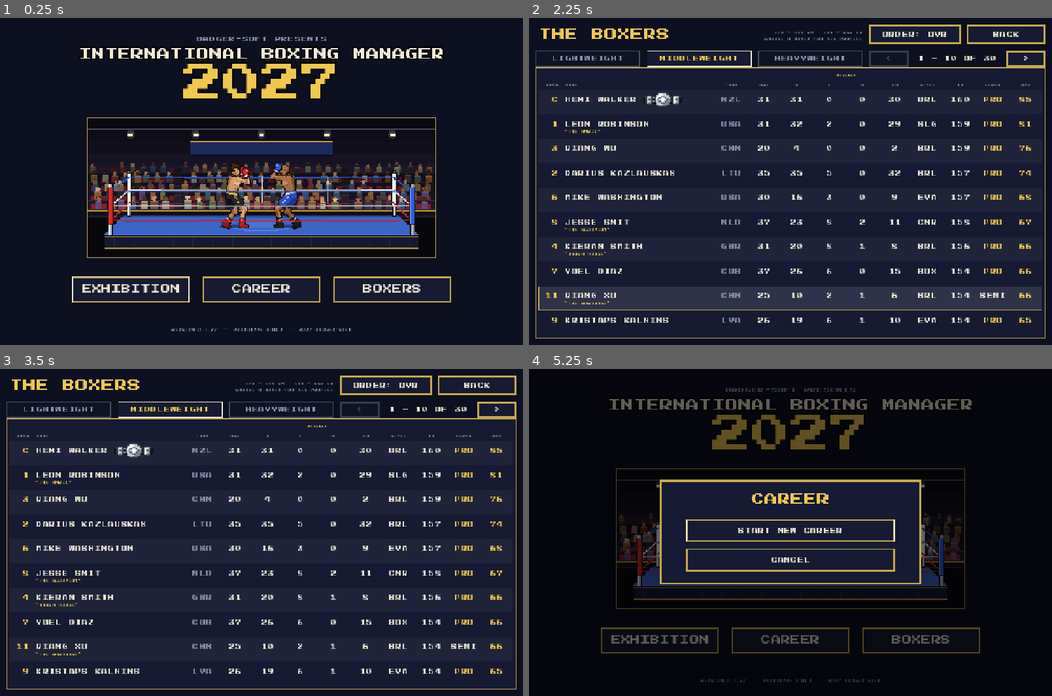
Above: before the commit, frames 1-4 (two rows, left to right).
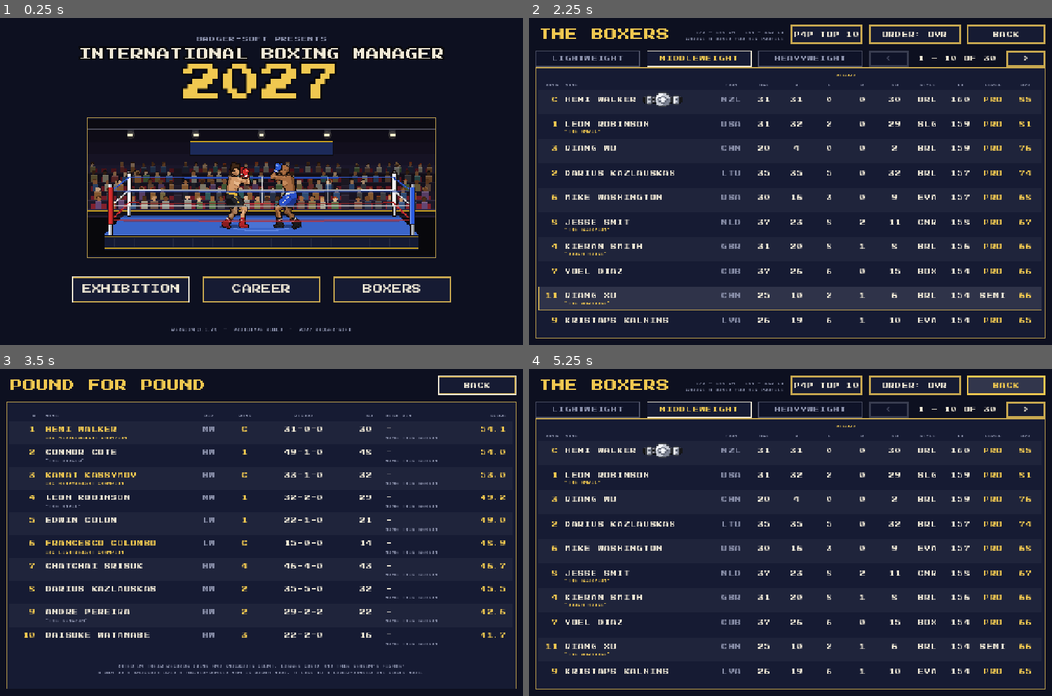
Above: after the commit, the same moments.

Repository: badgersoft/IBM27
Game: Godot game, scene res://scenes/main_menu.tscn
Two runs of this game, one before a commit and one after it. Both use one fixed random seed, a clock stepped at 60 frames per second and the inputs below.
Inputs (mouse positions are in pixels of both pictures, inside the frame that each line leads up to):
- Up to frame 1 (0.25 s): no input
- Up to frame 2 (2.25 s): click "EXHIBITION" at 0.5 s; click "BACK" at 1.25 s; click "BOXERS" at 2 s
- Up to frame 3 (3.5 s): click (298, 385) at 2.75 s, where only the run after the commit has a clickable "P4P TOP 10"
- Up to frame 4 (5.25 s): click "BACK" at 3.5 s; click (790, 640) at 4.25 s, where only the run before the commit has a clickable "CAREER"; click (1004, 385) at 5 s, where only the run after the commit has a clickable "BACK"

The runs differ from the first frame. In frame 1, less than 0.1% of the frame differs, in the area x 41-42%, y 94-96%; in frame 2, 0.5%; in frame 3, 11%; in frame 4, 75%, in the area x 1-99%, y 2-98%.

Commit message:
0.1.28: Pound-for-pound top ten
P4P TOP 10 on the Boxers screen: the ten best boxers across the three
divisions, rated on their records (weighted by where they stand) and on
this season's fights, where wins and knockouts over higher-ranked men count
for more and losses to lower-ranked men cost more (PoundForPound).

Co-Authored-By: Claude Opus 5.5 <noreply@anthropic.com>
Claude-Session: https://claude.ai/code/session_01PF6KKrB4uHprcLjw7ppdzy

Diff:
--- a/project.godot
+++ b/project.godot
@@ -12,7 +12,7 @@
 
 config/name="International Boxing Manager 2027"
 config/description="An ode to 1985's Barry McGuigan World Championship Boxing. By Badger-soft."
-config/version="0.1.27"
+config/version="0.1.28"
 run/main_scene="res://scenes/main_menu.tscn"
 config/features=PackedStringArray("4.7", "GL Compatibility")
 boot_splash/bg_color=Color(0.051, 0.063, 0.125, 1)
--- /dev/null
+++ b/scenes/p4p.tscn
@@ -0,0 +1,12 @@
+[gd_scene format=3]
+
+[ext_resource type="Script" path="res://scripts/ui/p4p_screen.gd" id="1"]
+
+[node name="PoundForPound" type="Control"]
+layout_mode = 3
+anchors_preset = 15
+anchor_right = 1.0
+anchor_bottom = 1.0
+grow_horizontal = 2
+grow_vertical = 2
+script = ExtResource("1")
--- /dev/null
+++ b/scripts/ui/p4p_screen.gd
@@ -0,0 +1,140 @@
+extends Control
+## The pound-for-pound top ten: the best boxers in the IBC whatever their
+## weight (PoundForPound has how they are rated). Opened from the Boxers
+## screen; BACK returns there.
+##
+## Layout (1280 x 800 frame):
+##   y  16  POUND FOR POUND                                       [BACK]
+##   y  80  panel (1248 x 704):
+##            #  NAME            DIV  RANK  RECORD  KO  BEST WIN   SCORE
+##            ten rows, then how the list is worked out
+
+const FRAME_SIZE := Vector2(1280, 800)
+const PANEL := Rect2(16, 80, 1248, 704)
+const PAD := 16
+const HEADER_Y := 24
+const FIRST_ROW_Y := 48
+const ROW_H := 56
+const VALUE_Y := 8               ## The main line of a row...
+const SUB_Y := 30                ## ...and the caption line under it.
+const COUNT := 10
+## [caption, x, width, alignment]
+const COLUMNS := [
+	["#",          24,  48, HORIZONTAL_ALIGNMENT_RIGHT],
+	["NAME",       96, 352, HORIZONTAL_ALIGNMENT_LEFT],
+	["DIV",       464,  64, HORIZONTAL_ALIGNMENT_CENTER],
+	["RANK",      544,  80, HORIZONTAL_ALIGNMENT_CENTER],
+	["RECORD",    640, 176, HORIZONTAL_ALIGNMENT_CENTER],
+	["KO",        832,  64, HORIZONTAL_ALIGNMENT_RIGHT],
+	["BEST WIN",  928, 208, HORIZONTAL_ALIGNMENT_LEFT],
+	["SCORE",    1144,  80, HORIZONTAL_ALIGNMENT_RIGHT],
+]
+const DIVISION_SHORT: Array[String] = ["LW", "MW", "HW"]
+const NOTE := "RATED ON THEIR RECORDS (WINS AND KNOCKOUTS COUNT, LOSSES COST) AND THIS SEASON'S FIGHTS:\nA WIN OR A KNOCKOUT OVER A HIGHER-RANKED MAN IS WORTH MORE, A LOSS TO A LOWER-RANKED ONE COSTS MORE."
+
+var _frame: Control
+
+
+func _ready() -> void:
+	theme = UiTheme.get_theme()
+	set_anchors_preset(Control.PRESET_FULL_RECT)
+	var bg := UiTheme.block(Palette.UI_BACKGROUND, 0, 0, 0, 0)
+	add_child(bg)
+	bg.set_anchors_preset(Control.PRESET_FULL_RECT)
+	_frame = Control.new()
+	_frame.mouse_filter = Control.MOUSE_FILTER_IGNORE
+	_frame.set_anchors_preset(Control.PRESET_CENTER)
+	_frame.offset_left = -FRAME_SIZE.x / 2.0
+	_frame.offset_top = -FRAME_SIZE.y / 2.0
+	_frame.offset_right = FRAME_SIZE.x / 2.0
+	_frame.offset_bottom = FRAME_SIZE.y / 2.0
+	add_child(_frame)
+
+	_frame.add_child(UiTheme.place(UiTheme.label("POUND FOR POUND", UiTheme.TITLE, Palette.UI_GOLD), 24, 24, 640, UiTheme.TITLE))
+	var back := Button.new()
+	back.text = "BACK"
+	back.focus_mode = Control.FOCUS_ALL
+	UiTheme.place(back, FRAME_SIZE.x - 16 - 192, 16, 192, 48)
+	back.pressed.connect(_go_back)
+	_frame.add_child(back)
+	back.grab_focus()
+	_build_table()
+
+	if GameState.options.has("capture") and GameState.options.get("show", "") == "p4p":
+		_capture(GameState.options["capture"])
+
+
+func _unhandled_input(event: InputEvent) -> void:
+	if event.is_action_pressed("ui_cancel"):
+		_go_back()
+
+
+func _notification(what: int) -> void:
+	if what == NOTIFICATION_WM_GO_BACK_REQUEST:
+		_go_back()
+
+
+func _go_back() -> void:
+	GameState.picking = false
+	get_tree().change_scene_to_file("res://scenes/roster.tscn")
+
+
+func _build_table() -> void:
+	var panel := Control.new()
+	panel.mouse_filter = Control.MOUSE_FILTER_IGNORE
+	_frame.add_child(UiTheme.place(panel, PANEL.position.x, PANEL.position.y, PANEL.size.x, PANEL.size.y))
+	panel.add_child(UiTheme.panel(0, 0, PANEL.size.x, PANEL.size.y))
+	for col in COLUMNS:
+		panel.add_child(UiTheme.place(UiTheme.label(col[0], UiTheme.CAPTION, Palette.UI_TEXT_DIM, col[3]), col[1], HEADER_Y, col[2], UiTheme.CAPTION))
+	var list := PoundForPound.top(GameState.rankings, GameState.season, COUNT)
+	var player := GameState.season.player
+	for i in list.size():
+		var entry: Dictionary = list[i]
+		var b: BoxerData = entry["boxer"]
+		var table: Rankings = GameState.rankings[b.division]
+		var y := FIRST_ROW_Y + i * ROW_H
+		if i % 2 == 0:
+			panel.add_child(UiTheme.block(Color(1, 1, 1, 0.04), 8, y, PANEL.size.x - 16, ROW_H))
+		var mine := player != null and b == player
+		var name_colour := Palette.UI_GOLD if mine or table.is_champion(b) else Palette.UI_TEXT
+		var values := [
+			str(i + 1), b.display_name().to_upper(), DIVISION_SHORT[b.division], table.rank_label(b),
+			b.record(), str(b.kos), _best_win_name(entry["best_win"]), "%.1f" % entry["score"],
+		]
+		var colours := [Palette.UI_GOLD, name_colour, Palette.UI_TEXT_DIM, Palette.UI_GOLD,
+				Palette.UI_TEXT, Palette.UI_TEXT, Palette.UI_TEXT, Palette.UI_GOLD]
+		for c in COLUMNS.size():
+			var col: Array = COLUMNS[c]
+			panel.add_child(UiTheme.place(UiTheme.label(values[c], UiTheme.BODY, colours[c], col[3]), col[1], y + VALUE_Y, col[2], UiTheme.ROW_H))
+		# Captions: his nickname (or IBC CHAMPION) and how the best win went.
+		var under_name := "IBC %s CHAMPION" % b.division_name().to_upper() if table.is_champion(b) else ("\"%s\"" % b.nickname.to_upper() if not b.nickname.is_empty() else "")
+		panel.add_child(UiTheme.place(UiTheme.label(under_name, UiTheme.CAPTION, Palette.UI_GOLD if table.is_champion(b) else Palette.UI_TEXT_DIM), COLUMNS[1][1], y + SUB_Y, COLUMNS[1][2], UiTheme.CAPTION))
+		panel.add_child(UiTheme.place(UiTheme.label(_best_win_how(entry["best_win"]), UiTheme.CAPTION, Palette.UI_TEXT_DIM), COLUMNS[6][1], y + SUB_Y, COLUMNS[6][2], UiTheme.CAPTION))
+	var note := UiTheme.label(NOTE, UiTheme.CAPTION, Palette.UI_TEXT_DIM, HORIZONTAL_ALIGNMENT_CENTER)
+	note.clip_text = false
+	note.add_theme_constant_override("line_spacing", 8)
+	panel.add_child(UiTheme.place(note, PAD, FIRST_ROW_Y + COUNT * ROW_H + 24, PANEL.size.x - PAD * 2, 32))
+
+
+## "COTE", or "-" if he has no win this season.
+static func _best_win_name(best: Dictionary) -> String:
+	if best.is_empty():
+		return "-"
+	return (best["opponent"] as BoxerData).last_name.to_upper()
+
+
+## "WAS C - BY KO", "WAS NO. 4 - ON POINTS".
+static func _best_win_how(best: Dictionary) -> String:
+	if best.is_empty():
+		return "NONE THIS SEASON"
+	var place: int = best["place"]
+	var rank := "C" if place == 0 else ("NO. %d" % place if place > 0 else "UNRANKED")
+	return "WAS %s - %s" % [rank, "BY KO" if best["ko"] else "ON POINTS"]
+
+
+func _capture(path: String) -> void:
+	await get_tree().create_timer(0.8).timeout
+	await RenderingServer.frame_post_draw
+	get_viewport().get_texture().get_image().save_png(path)
+	print("Captured ", path)
+	get_tree().quit()
--- a/scripts/ui/roster_screen.gd
+++ b/scripts/ui/roster_screen.gd
@@ -13,7 +13,7 @@
 ## computer pick, and FIGHT starts a three-round exhibition.
 ##
 ## Layout (1280 x 800 frame):
-##   y  16  THE BOXERS               size range  [ ORDER: OVR ]  [ BACK ]
+##   y  16  THE BOXERS       size range  [P4P TOP 10] [ ORDER: OVR ]  [ BACK ]
 ##   y  80  [ LIGHTWEIGHT ][ MIDDLEWEIGHT ][ HEAVYWEIGHT ]  [<] 1-10 OF 30 [>]
 ##   y 120  table panel (1248 x 664), joined to the selected tab
 ##
@@ -76,8 +76,10 @@
 const BELT_GAP := 16
 ## Each level's colour in the LEVEL column: Amateur, Semi-Pro, Professional.
 const LEVEL_COLOURS: Array[Color] = [Palette.UI_TEXT_DIM, Palette.UI_TEXT, Palette.UI_GOLD]
-## The ORDER button, between the captions and BACK.
+## The ORDER button, between the captions and BACK, and P4P TOP 10 (the
+## pound-for-pound list) before it.
 const ORDER_W := 224
+const P4P_W := 176
 ## Exhibition: where the corners are shown, and the RANDOM / FIGHT buttons.
 const PICK_X := 384
 const PICK_BUTTON_W := 176
@@ -144,10 +146,16 @@
 	UiTheme.place(_order, back.position.x - 16 - ORDER_W, 16, ORDER_W, 48)
 	_order.pressed.connect(_toggle_order)
 	_frame.add_child(_order)
-	# Size range and a hint, right-aligned against the ORDER button, level
+	var p4p := Button.new()
+	p4p.text = "P4P TOP 10"
+	p4p.focus_mode = Control.FOCUS_ALL
+	UiTheme.place(p4p, _order.position.x - 16 - P4P_W, 16, P4P_W, 48)
+	p4p.pressed.connect(func() -> void: get_tree().change_scene_to_file("res://scenes/p4p.tscn"))
+	_frame.add_child(p4p)
+	# Size range and a hint, right-aligned against the P4P button, level
 	# with the title.
 	var caption_x := 384.0
-	var caption_w := _order.position.x - 16 - caption_x
+	var caption_w := p4p.position.x - 16 - caption_x
 	_caption = UiTheme.label("", UiTheme.CAPTION, Palette.UI_TEXT_DIM, HORIZONTAL_ALIGNMENT_RIGHT)
 	_frame.add_child(UiTheme.place(_caption, caption_x, 24, caption_w, UiTheme.CAPTION))
 	var hint := UiTheme.label("CHOOSE A BOXER FOR HIS PROFILE", UiTheme.CAPTION, Palette.UI_TEXT_DIM, HORIZONTAL_ALIGNMENT_RIGHT)
@@ -156,6 +164,7 @@
 		_build_picking(back)
 		_caption.visible = false
 		hint.visible = false
+		p4p.visible = false
 
 	_prev = _pager_button("<", PAGER_X, _turn.bind(-1))
 	_page_label = UiTheme.label("", UiTheme.BODY, Palette.UI_TEXT, HORIZONTAL_ALIGNMENT_CENTER)
--- /dev/null
+++ b/scripts/world/pound_for_pound.gd
@@ -0,0 +1,80 @@
+class_name PoundForPound
+extends RefCounted
+## The pound-for-pound list: the best boxers in the IBC, whatever their
+## weight. Each man's score has two parts:
+##
+##   RECORD   his whole record: wins and knockouts against losses
+##            RECORD_POINTS x (W + KO_SHARE x KO) / (W + L + D + RECORD_PAD),
+##            scaled by where he stands in his division now (STANDING_FLOOR
+##            at the bottom up to 1 for the champion) - a record built among
+##            the best counts for more than one built among the amateurs.
+##   QUALITY  every fight he has had this season, against a known opponent
+##            of quality q (1 for the champion down to 0 for the last man,
+##            where the opponent was ranked when they fought):
+##              win   WIN_BASE + WIN_QUALITY x q^2, x KO_BONUS by knockout
+##              draw  DRAW_QUALITY x q
+##              loss  -(LOSS_BASE - LOSS_QUALITY x q): losing to a top man
+##                    costs little, losing to a nobody costs a lot
+##
+## So wins and knockouts count, and the higher the man he beat was ranked,
+## the more they count.
+
+const RECORD_POINTS := 40.0
+const KO_SHARE := 0.5
+const RECORD_PAD := 3.0
+const STANDING_FLOOR := 0.4
+const WIN_BASE := 4.0
+const WIN_QUALITY := 12.0
+const KO_BONUS := 1.3
+const DRAW_QUALITY := 4.0
+const LOSS_BASE := 8.0
+const LOSS_QUALITY := 6.0
+
+
+## The top [param count]: [{"boxer", "division", "place", "score",
+## "best_win": {"opponent", "place", "ko"} or {}}], best first.
+static func top(rankings: Array[Rankings], season: Season, count: int = 10) -> Array[Dictionary]:
+	var out: Array[Dictionary] = []
+	for table in rankings:
+		for b in table.boxers:
+			out.append(rate(b, table, season))
+	out.sort_custom(func(a: Dictionary, b: Dictionary) -> bool: return a["score"] > b["score"])
+	return out.slice(0, count)
+
+
+## One boxer's pound-for-pound rating (see the top of the file).
+static func rate(b: BoxerData, table: Rankings, season: Season) -> Dictionary:
+	var place := table.index_of(b)
+	var standing := 1.0 - float(place) / float(maxi(table.size() - 1, 1))
+	var fights := b.wins + b.losses + b.draws
+	var record := RECORD_POINTS * (b.wins + KO_SHARE * b.kos) / (fights + RECORD_PAD)
+	record *= lerpf(STANDING_FLOOR, 1.0, standing)
+	var quality := 0.0
+	var best := {}
+	var best_q := -1.0
+	for f in season.fixtures:
+		if not f.is_done() or not f.involves(b) or f.summary.is_empty():
+			continue
+		var other := f.opponent_of(b)
+		var other_place: int = f.summary.get("blue_rank" if other == f.blue else "red_rank", -1)
+		var q := _quality(other_place, table.size())
+		var winner := f.winner()
+		var ko: bool = f.result.get("method", "") in ["KO", "TKO"]
+		if winner == null:
+			quality += DRAW_QUALITY * q
+		elif winner == b:
+			quality += (WIN_BASE + WIN_QUALITY * q * q) * (KO_BONUS if ko else 1.0)
+			if q > best_q:
+				best_q = q
+				best = {"opponent": other, "place": other_place, "ko": ko}
+		else:
+			quality -= LOSS_BASE - LOSS_QUALITY * q
+	return {"boxer": b, "division": b.division, "place": place, "score": record + quality, "best_win": best}
+
+
+## 0 - 1: a man ranked [param place] (0 = champion) in a [param size]-man
+## division; an unknown place counts as the middle.
+static func _quality(place: int, size: int) -> float:
+	if place < 0:
+		return 0.5
+	return 1.0 - float(place) / float(maxi(size - 1, 1))
Binary file changed: docs/screenshots/boxers_heavyweight.png
Binary file changed: docs/screenshots/boxers_lightweight.png
Binary file changed: docs/screenshots/boxers_middleweight.png
Binary file changed: docs/screenshots/boxers_rankings.png
Binary file changed: docs/screenshots/main_menu.png
Binary file added: docs/screenshots/pound_for_pound.png
Not shown, added: scripts/ui/p4p_screen.gd.uid
Not shown, added: scripts/world/pound_for_pound.gd.uid
Not shown, changed: CHANGELOG.md
Not shown, changed: README.md
